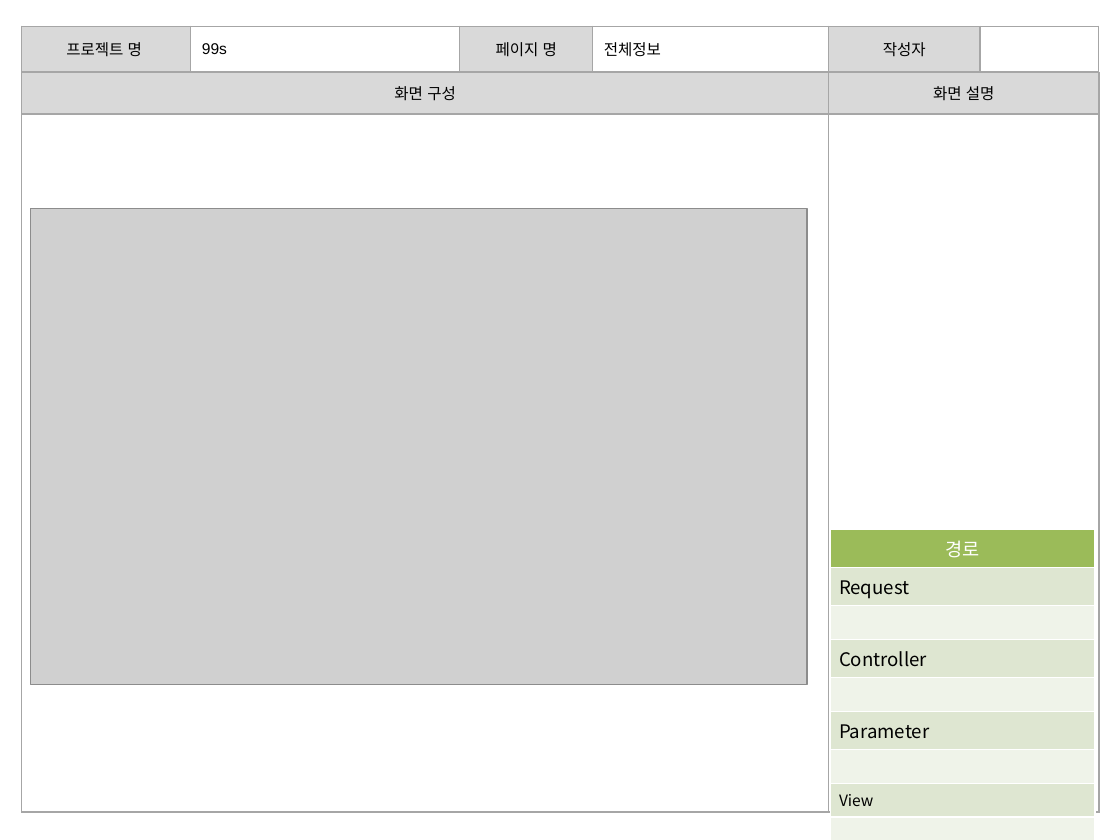
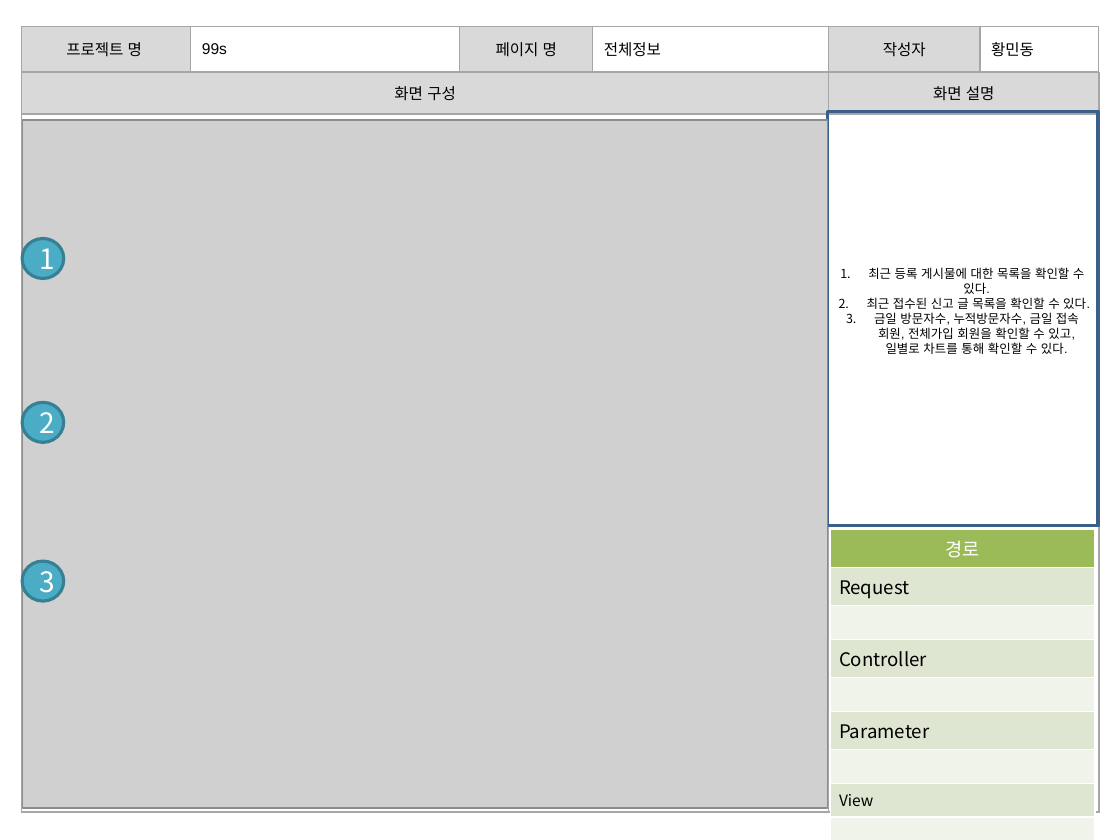
Before and after one commit to banana1531/ggs, a slide deck: slide 3 of doc/0.공용폴더/07 스토리보드/스토리보드 - 관리자 페이지.pptx (slide 2 before the commit). Drawn at 1120x840 pixels with LibreOffice and Linux fonts; fonts in the diff are those of the drawing; grey boxes stand for pictures. Boxes give left, top, right and bottom in pixels: in the first picture for what was removed or moved away, otherwise in the second. Text is boxed around its words. In the diff, an @@ line names an element or a change of style, - is before the commit and + after.

```diff
--- a/doc/0.공용폴더/07 스토리보드/스토리보드 - 관리자 페이지.pptx
+++ b/doc/0.공용폴더/07 스토리보드/스토리보드 - 관리자 페이지.pptx
@@ table at (21,26,1099,72) @@
-row 1, column 6: 
+row 1, column 6: 황민동
@@ rectangle added at (827,111,1098,525), outline #3A5F8C 2 pt, 8 pt, text #000000 @@
+1. 최근 등록 게시물에 대한 목록을 확인할 수 있다.
+2. 최근 접수된 신고 글 목록을 확인할 수 있다.
+3. 금일 방문자수, 누적방문자수, 금일 접속 회원, 전체가입 회원을 확인할 수 있고, 일별로 차트를 통해 확인할 수 있다.
@@ picture: place and size @@
-picture at (31,208,808,684)
+picture at (22,120,828,808)
@@ ellipse added at (22,239,64,279), fill #4BACC6, outline #377F92 2 pt, 18 pt, text #FFFFFF @@
+1
@@ ellipse added at (22,402,64,442), fill #4BACC6, outline #377F92 2 pt, 18 pt, text #FFFFFF @@
+2
@@ ellipse added at (22,561,64,601), fill #4BACC6, outline #377F92 2 pt, 18 pt, text #FFFFFF @@
+3
```
Also in this commit, not shown: 11 other slides changed, 2 slides added.
